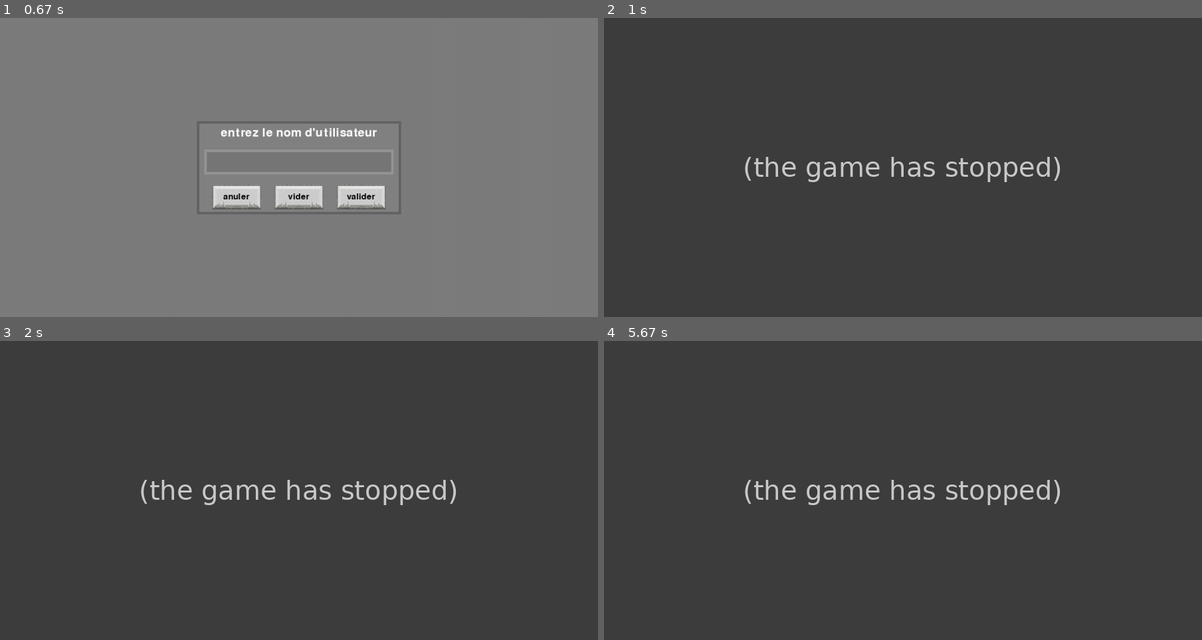
Above: before the commit, frames 1-4 (two rows, left to right).
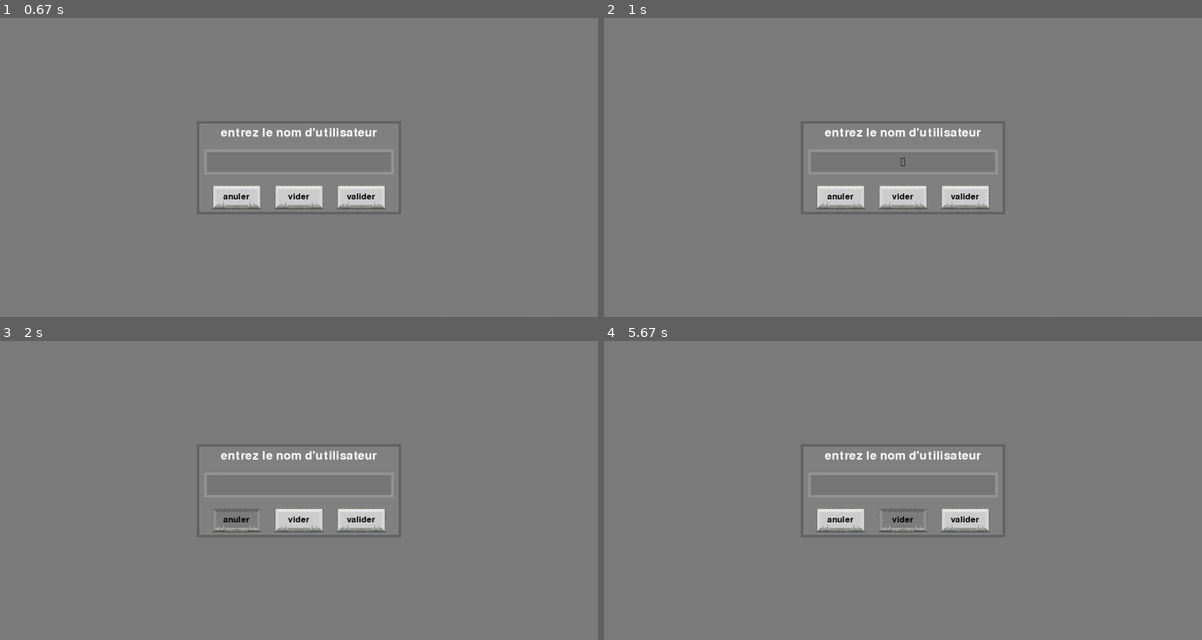
Above: after the commit, the same moments.

Repository: artieur262/Roborancon
Game: pygame game, started from teste3.py
Same seed, same stepped clock (60 frames per second), same inputs: the game is played once before the commit and once after it.
Inputs (mouse positions are in pixels of both pictures, inside the frame that each line leads up to):
- Up to frame 1 (0.67 s): press the mouse at (304, 185) at 0.37 s; move the mouse to (227, 179) at 0.47 s; release the mouse at (155, 170) at 0.6 s
- Up to frame 2 (1 s): tap Backspace at 0.67 s
- Up to frame 3 (2 s): hold Backspace 1-1.47 s; tap Backspace at 1.5 s; press the mouse at (299, 520) at 1.87 s; move the mouse to (215, 529) at 1.97 s
- Up to frame 4 (5.67 s): release the mouse at (735, 538) at 2.1 s; click (897, 532) at 2.22 s; click (944, 604) at 2.55 s; press the mouse at (903, 520) at 2.87 s; move the mouse to (879, 520) at 2.97 s; release the mouse at (849, 520) at 3.1 s; press the mouse at (903, 520) at 3.2 s; move the mouse to (926, 496) at 3.3 s; release the mouse at (950, 472) at 3.43 s; hold Backspace 4-4.47 s; press the mouse at (903, 520) at 4.53 s; move the mouse to (1010, 451) at 4.63 s; release the mouse at (1112, 379) at 4.77 s; click (903, 520) at 5.38 s

Frame 1 is identical in both runs. In frame 2, 100% of the frame differs, in the area x 0-100%, y 0-100%; in frame 3, 100%; in frame 4, 100%.
Error before the commit: TypeError: object of type 'ObjetGraphique' has no len() (menu_entretext.py line 210); the game stopped at 0.67 s (later frames are placeholders)

Commit message:
correction de bug qui empécher de sauvegarder

Diff:
--- a/menu/menu_entretext.py
+++ b/menu/menu_entretext.py
@@ -165,9 +165,10 @@
         if souris.get_pression(1) == "vien_presser":
             for bouton in self.bouton:
                 if bouton.point_dans_objet(souris.get_pos()):
+                    print(bouton.data)
                     match bouton.data:
                         case "valider":
-                            return self.obj_texte.texture[0].texture
+                            return self.texte
                         case "vider":
                             self.change_text("")
                         case "anuler":
@@ -207,7 +208,7 @@
 
             elif event.type == pygame.KEYDOWN:
                 clavier.set_pression(event.key, "vien_presser")
-                if event.key == pygame.K_BACKSPACE and len(self.obj_texte) > 0:
+                if event.key == pygame.K_BACKSPACE and len(self.texte) > 0:
                     self.change_text(self.texte[:-1])
                 elif (
                     self.mode_liste == "whitelist"
